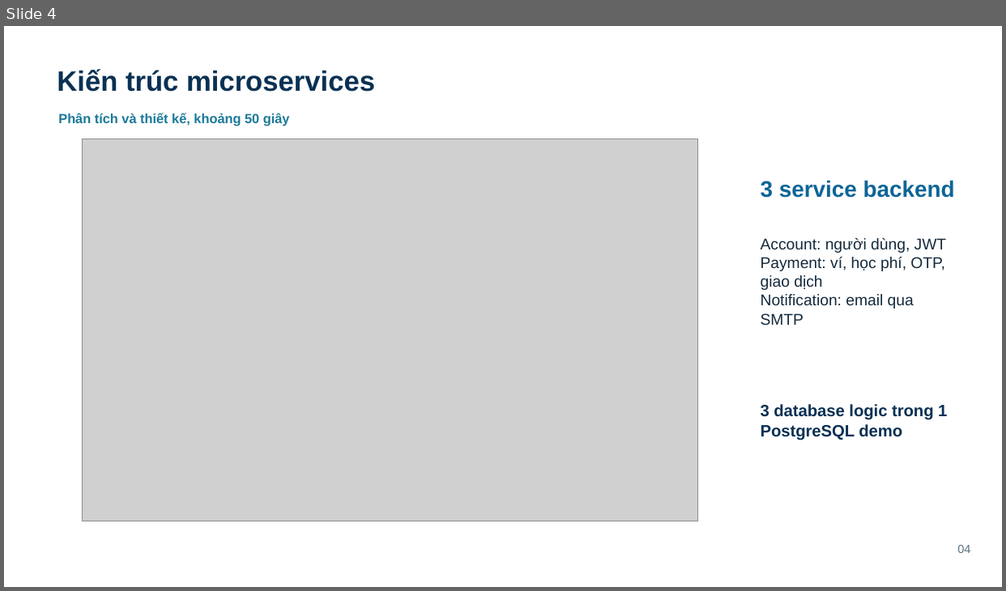
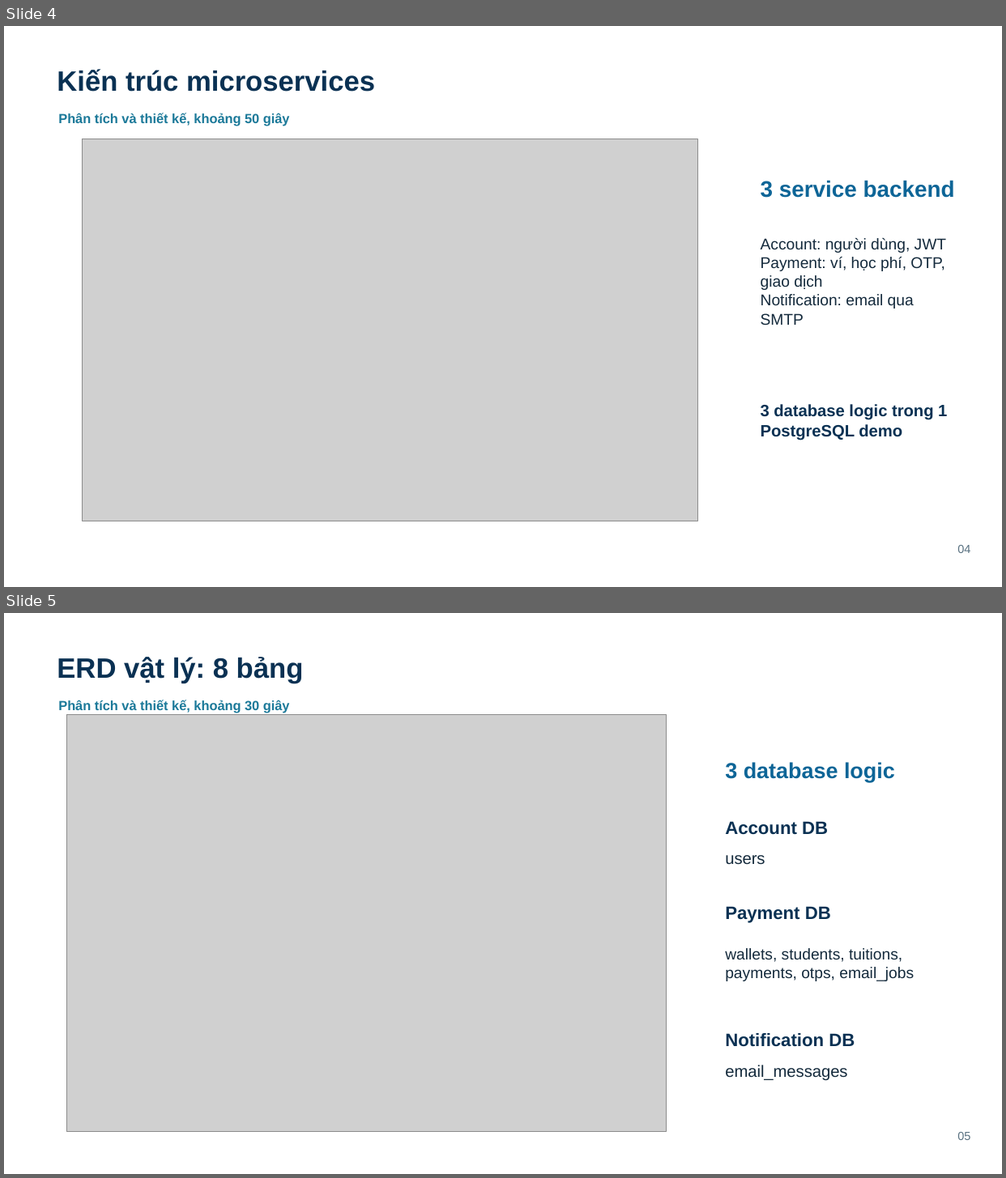
Before and after one commit to thinh170405/tdtu-ibanking-tuition-payment, a slide deck: bao-cao/slides/ibanking-thuyet-trinh-giua-ky-vi.pptx. Shown one above the other, each under a label of ours: slide 4 before the commit, slides 4 and 5 after it. The pictures are 1006x591 and 1006x1178 pixels, drawn with LibreOffice and Linux fonts; fonts in the diff are those of the drawing; grey boxes stand for pictures. Boxes give left, top, right and bottom in pixels: in the first picture for what was removed or moved away, otherwise in the second. Text is boxed around its words. In the diff, an @@ line names an element or a change of style, - is before the commit and + after.

```diff
--- a/bao-cao/slides/ibanking-thuyet-trinh-giua-ky-vi.pptx
+++ b/bao-cao/slides/ibanking-thuyet-trinh-giua-ky-vi.pptx
@@ slide 5 added at <box>4,613,1002,1174</box>, background #FFFFFF @@
@@ text added at <box>57,657,304,683</box>, 27 pt, text #0A3153, bold @@
+ERD vật lý: 8 bảng
@@ text added at <box>58,700,290,713</box>, 12.8 pt, text #1B7999, bold @@
+Phân tích và thiết kế, khoảng 30 giây
@@ picture added at <box>67,714,667,1131</box> @@
@@ text added at <box>725,762,895,782</box>, 21 pt, text #0D6597, bold @@
+3 database logic
@@ text added at <box>725,821,828,835</box>, 17.2 pt, text #0A3153, bold @@
+Account DB
@@ text added at <box>725,855,765,865</box>, 15.8 pt, text #142A3C @@
+users
@@ text added at <box>725,906,831,923</box>, 17.2 pt, text #0A3153, bold @@
+Payment DB
@@ text added at <box>725,948,914,982</box>, 15 pt, text #142A3C @@
+wallets, students, tuitions,
+payments, otps, email_jobs
@@ text added at <box>725,1033,854,1047</box>, 17.2 pt, text #0A3153, bold @@
+Notification DB
@@ text added at <box>725,1065,847,1081</box>, 15.8 pt, text #142A3C @@
+email_messages
@@ text added at <box>957,1132,970,1140</box>, 11.2 pt, text #587080 @@
+05
```
Also in this commit, not shown: 1 slide changed, 1 slide removed.
